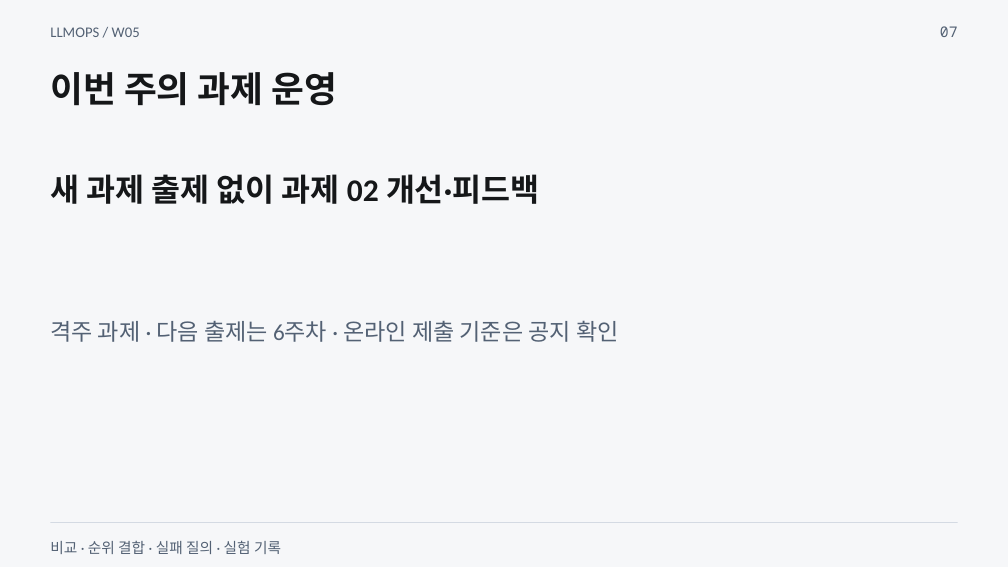
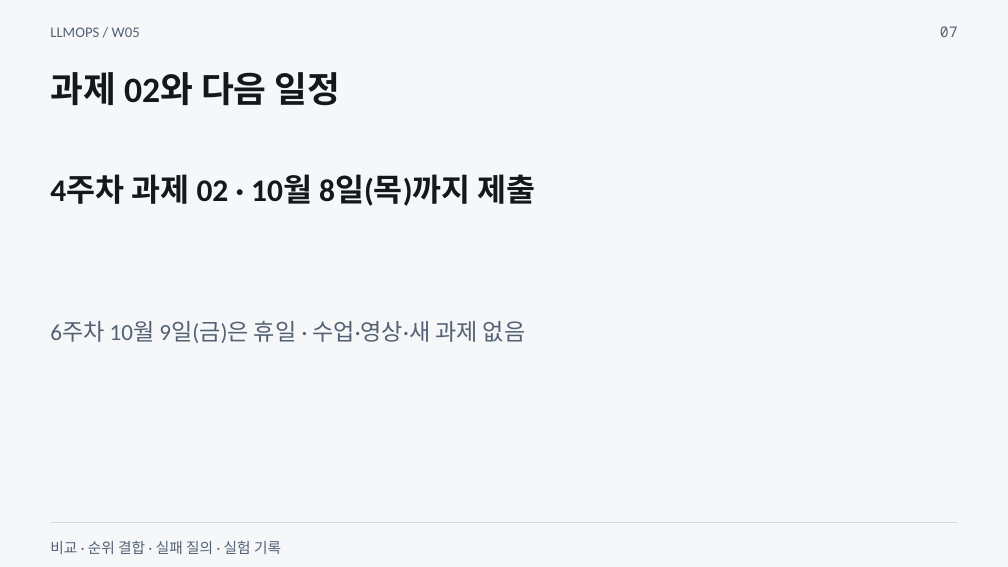
Before and after one commit to smilesjcha/llmops-16week, a slide deck: slide 7 of week05/lecture/05_week5_search_quality.pptx. Drawn at 1008x567 pixels with LibreOffice and Linux fonts; fonts in the diff are those of the drawing. Boxes give left, top, right and bottom in pixels: in the first picture for what was removed or moved away, otherwise in the second. Text is boxed around its words. In the diff, an @@ line names an element or a change of style, - is before the commit and + after.

```diff
--- a/week05/lecture/05_week5_search_quality.pptx
+++ b/week05/lecture/05_week5_search_quality.pptx
@@ text at [50, 72, 341, 106]: text changed @@
-이번 주의 과제 운영
+과제 02와 다음 일정
@@ text at [50, 174, 536, 206]: text changed @@
-새 과제 출제 없이 과제 02 개선·피드백
+4주차 과제 02 · 10월 8일(목)까지 제출
@@ text at [50, 321, 525, 343]: text changed @@
-격주 과제 · 다음 출제는 6주차 · 온라인 제출 기준은 공지 확인
+6주차 10월 9일(금)은 휴일 · 수업·영상·새 과제 없음
```
Also in this commit, not shown: 69 other slides changed, 5 slides added, 46 other files.
